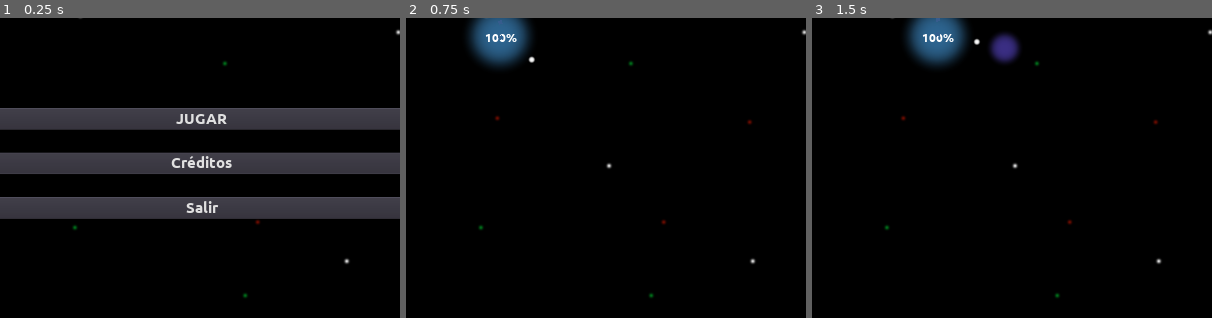
Above: before the commit, frames 1-3 (left to right).
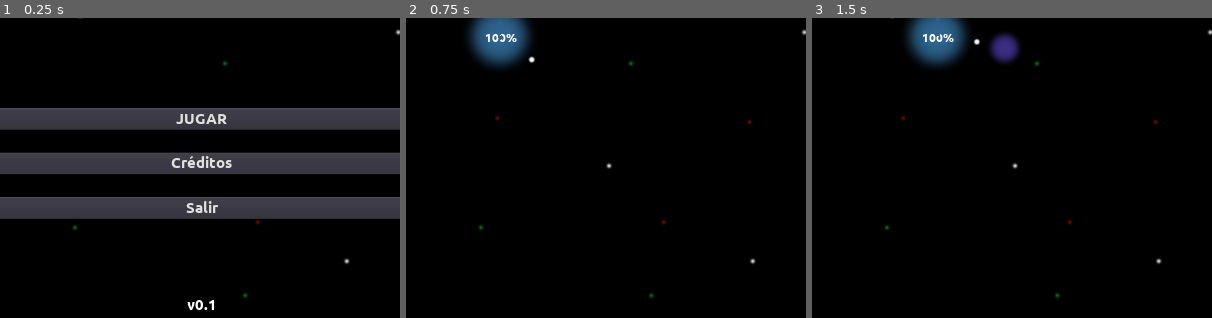
Above: after the commit, the same moments.

Repository: moisesjbc/cinco-etapas
Game: Godot game, scene res://menus/main_menu/main_menu.tscn
Same seed, same stepped clock (60 frames per second), same inputs: the game is played once before the commit and once after it.
Inputs (mouse positions are % of the whole screen's width and height, from its top left):
- Up to frame 1 (0.25 s): no input
- Up to frame 2 (0.75 s): click "JUGAR" at 0.5 s
- Up to frame 3 (1.5 s): tap Enter at 1.25 s; move the mouse to (72, 45) at 1.27 s; hold Right (ui_right) from 1.28 s (still down); click (72, 45) at 1.42 s
The pictures show only the part of the screen within x 25-75%, y 35-85%; the shares and areas given below are measured in that part.

The runs differ from the first frame. In frame 1, 0.1% of the frame differs, in the area x 46-54%, y 94-98%; in frame 2, nothing differs; in frame 3, nothing differs.

Commit message:
Added version number

Diff:
--- a/godot-project/menus/main_menu/main_menu.tscn
+++ b/godot-project/menus/main_menu/main_menu.tscn
@@ -87,6 +87,18 @@
 margin_right = 824.0
 margin_bottom = 120.0
 text = "Salir"
+
+[node name="version_label" type="Label" parent="margin_container/root_vbox_container/vbox_container"]
+margin_top = 234.0
+margin_right = 824.0
+margin_bottom = 248.0
+size_flags_horizontal = 3
+size_flags_vertical = 6
+text = "v0.1"
+align = 1
+__meta__ = {
+"_edit_use_anchors_": false
+}
 [connection signal="pressed" from="margin_container/root_vbox_container/vbox_container/play_button" to="." method="_on_play_button_pressed"]
 [connection signal="pressed" from="margin_container/root_vbox_container/vbox_container/credits_button" to="." method="_on_credits_button_pressed"]
 [connection signal="pressed" from="margin_container/root_vbox_container/vbox_container/exit_button" to="." method="_on_exit_button_pressed"]
--- a/godot-project/project.godot
+++ b/godot-project/project.godot
@@ -15,7 +15,7 @@
 
 [application]
 
-config/name="godot-project"
+config/name="Cinco etapas - v0.1"
 run/main_scene="res://menus/main_menu/main_menu.tscn"
 config/icon="res://icon.png"
 
